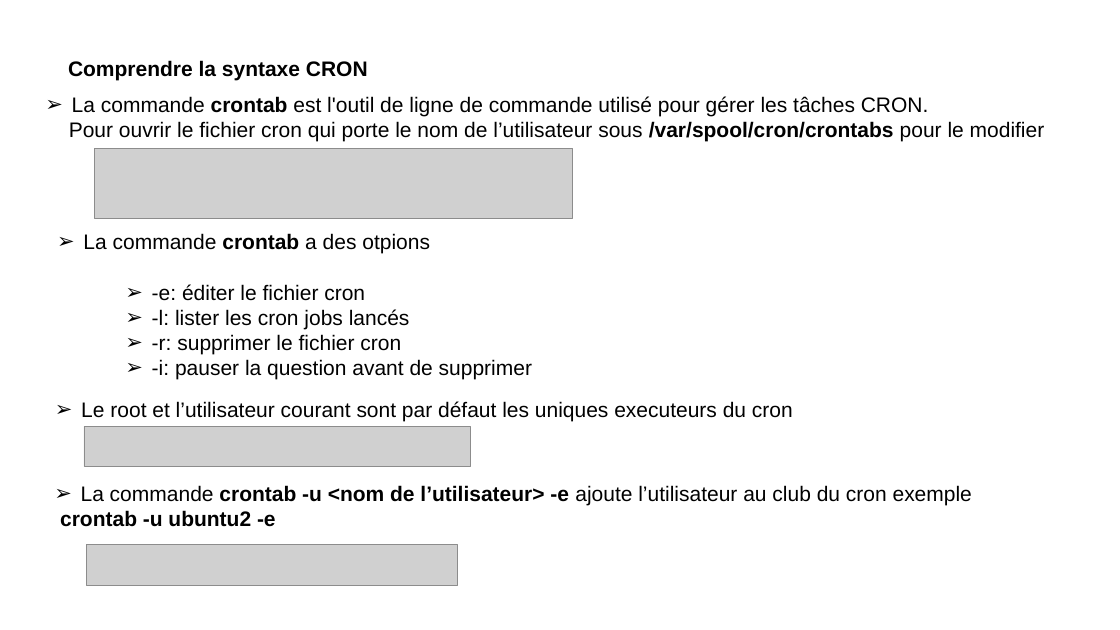
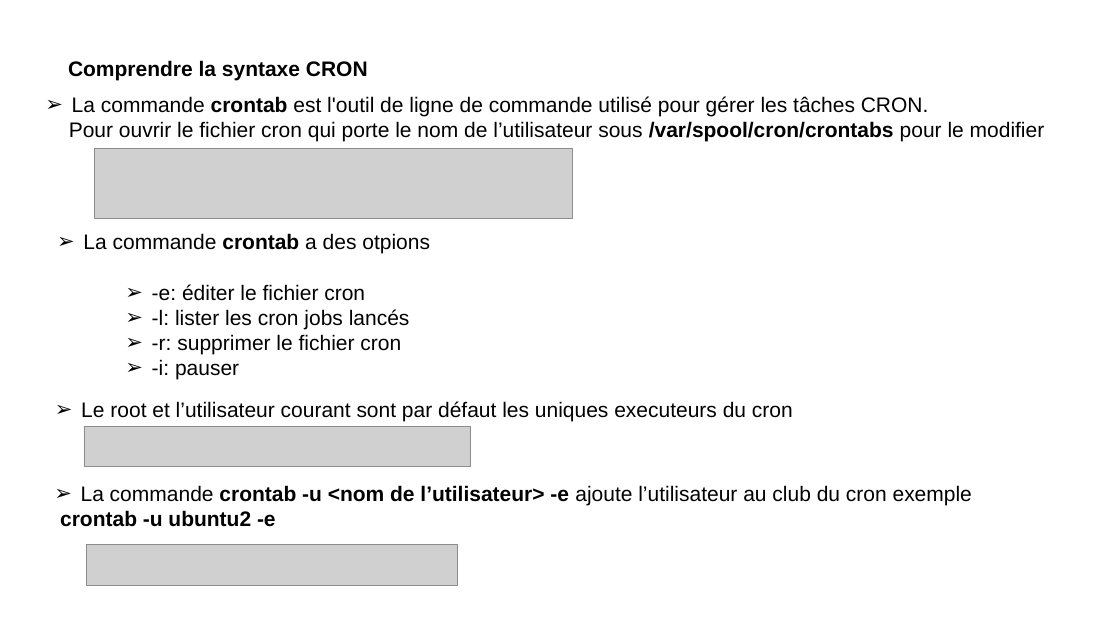
Before and after one commit to bejaouibechir/Devops2024, a slide deck: slide 103 of 1.Linux/0.Linux pour Devops.ppt (slide 104 before the commit). Drawn at 1120x630 pixels with LibreOffice and Linux fonts; fonts in the diff are those of the drawing; grey boxes stand for pictures. Boxes give left, top, right and bottom in pixels: in the first picture for what was removed or moved away, otherwise in the second. Text is boxed around its words. In the diff, an @@ line names an element or a change of style, - is before the commit and + after.

```diff
--- a/1.Linux/0.Linux pour Devops.ppt
+++ b/1.Linux/0.Linux pour Devops.ppt
@@ text at <box>152,359,239,380</box>: text changed @@
-  ➢ -i: pauser la question avant de supprimer
+  ➢ -i: pauser
```
Also in this commit, not shown: 3 other slides changed, 1 slide removed, 1 other file.
